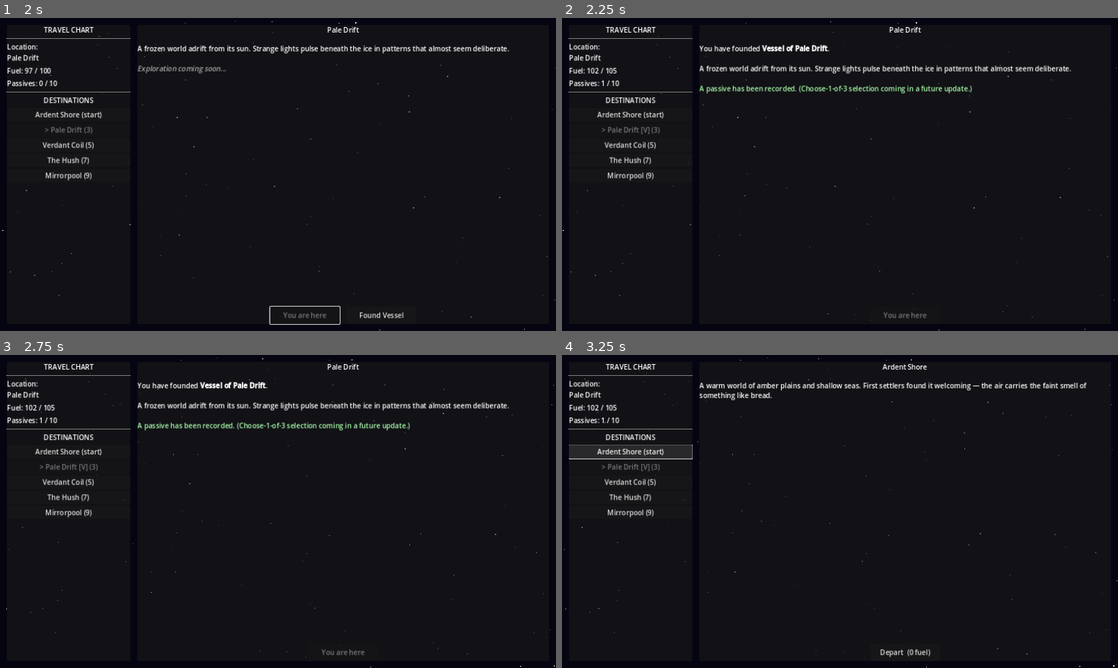
Above: before the commit, frames 1-4 (two rows, left to right).
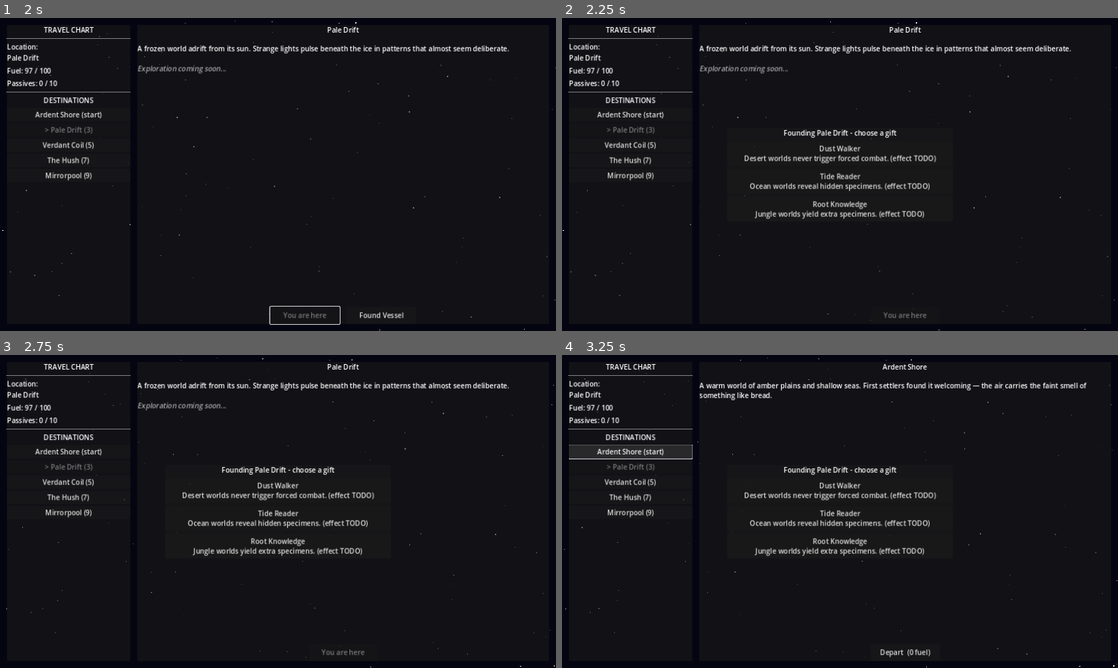
Above: after the commit, the same moments.

Repository: ColdTie/Metanoia-Vessel-2D
Game: Godot game, scene res://scenes/travel/travel_screen.tscn
Same seed, same stepped clock (60 frames per second), same inputs: the game is played once before the commit and once after it.
Inputs:
- Up to frame 1 (2 s): click "Pale Drift (3)" at 0.5 s; click "Depart (3 fuel)" at 1.25 s
- Up to frame 2 (2.25 s): click "Found Vessel" at 2 s
- Up to frame 3 (2.75 s): no input
- Up to frame 4 (3.25 s): click "Ardent Shore (start)" at 2.75 s

Frame 1 is identical in both runs. In frame 2, 4.3% of the frame differs, in the area x 4-92%, y 8-65%; in frame 3, 4.3%; in frame 4, 2.0%.

Commit message:
Add choose-1-of-3 passive reward when founding a Vessel
Settling now offers 3 random unowned passives from GameState.PASSIVE_POOL.
Adds frost_hardened travel discount and derives max_fuel from passives so
the founding bonus survives save/load.

Co-Authored-By: Claude Sonnet 5.5 <noreply@anthropic.com>
Claude-Session: https://claude.ai/code/session_01NT3UDmBkFtGk9dU2sJwqip

Diff:
--- a/scripts/autoloads/game_state.gd
+++ b/scripts/autoloads/game_state.gd
@@ -3,6 +3,19 @@
 # Singleton: all mutable game state. Access via GameState.x anywhere.
 
 const MAX_PASSIVES := 10  # Reaching this triggers void unlock check
+const BASE_MAX_FUEL := 100
+const PASSIVE_CHOICES := 3  # Settling offers this many passives to pick from
+
+# Passives that can be offered when settling. Effects are applied in
+# _apply_passive_effects / get_travel_cost; the rest are descriptive for now.
+const PASSIVE_POOL: Array = [
+	{"id": "founding_bonus", "name": "Founding Bonus", "desc": "The act of founding grants clarity. +5 max fuel."},
+	{"id": "root_knowledge", "name": "Root Knowledge", "desc": "Jungle worlds yield extra specimens. (effect TODO)"},
+	{"id": "echo_listener", "name": "Echo Listener", "desc": "Unlocks extra creature dialogue options. (effect TODO)"},
+	{"id": "frost_hardened", "name": "Frost Hardened", "desc": "Ice-world travel costs 1 less fuel."},
+	{"id": "tide_reader", "name": "Tide Reader", "desc": "Ocean worlds reveal hidden specimens. (effect TODO)"},
+	{"id": "dust_walker", "name": "Dust Walker", "desc": "Desert worlds never trigger forced combat. (effect TODO)"},
+]
 
 var current_world: String = "Ardent Shore"
 var passives: Array = []          # Array of {id, name, desc, source}
@@ -10,7 +23,7 @@
 var specimens: Array = []         # Array of {id, world_id, name}
 var credits: int = 0
 var fuel: int = 100
-var max_fuel: int = 100
+var max_fuel: int = BASE_MAX_FUEL
 
 # World catalog — initialized in _ready(); mutated when worlds are settled.
 # Each entry: {id, name, type, description, settled, vessel_name, distance, specimens}
@@ -102,7 +115,7 @@
 	var world := get_world_by_id(world_id)
 	if world.is_empty():
 		return false
-	var cost: int = world.get("distance", 0)
+	var cost := get_travel_cost(world)
 	if fuel < cost:
 		return false
 	fuel -= cost
@@ -111,8 +124,45 @@
 	return true
 
 
+func get_travel_cost(world: Dictionary) -> int:
+	var cost: int = world.get("distance", 0)
+	if world.get("type", "") == "ice" and has_passive("frost_hardened"):
+		cost -= 1
+	return maxi(cost, 0)
+
+
+func has_passive(id: String) -> bool:
+	for p in passives:
+		if p.get("id", "") == id:
+			return true
+	return false
+
+
+# Returns up to `count` random passives from the pool the player doesn't own.
+func draw_passive_choices(count: int = PASSIVE_CHOICES) -> Array:
+	var available: Array = []
+	for p in PASSIVE_POOL:
+		if not has_passive(p["id"]):
+			available.append(p.duplicate())
+	available.shuffle()
+	return available.slice(0, count)
+
+
+# max_fuel is derived from passives so it survives save/load.
+func recompute_max_fuel() -> void:
+	max_fuel = BASE_MAX_FUEL + (5 if has_passive("founding_bonus") else 0)
+	fuel = mini(fuel, max_fuel)
+
+
+func _apply_passive_effects(passive: Dictionary) -> void:
+	if passive.get("id", "") == "founding_bonus":
+		recompute_max_fuel()
+		refuel(5)
+
+
 func add_passive(passive: Dictionary) -> void:
 	passives.append(passive)
+	_apply_passive_effects(passive)
 	passive_gained.emit(passive)
 	if passives.size() >= MAX_PASSIVES:
 		_trigger_void_check()
--- a/scripts/autoloads/save_load.gd
+++ b/scripts/autoloads/save_load.gd
@@ -41,6 +41,7 @@
 	GameState.specimens = data.get("specimens", [])
 	GameState.credits = data.get("credits", 0)
 	GameState.fuel = data.get("fuel", 100)
+	GameState.recompute_max_fuel()
 	_restore_settled_worlds(data.get("settled_worlds", []))
 	return true
 
--- a/scripts/travel/travel_screen.gd
+++ b/scripts/travel/travel_screen.gd
@@ -224,8 +224,8 @@
 	for world in GameState.world_catalog:
 		var btn := Button.new()
 		var settled_tag: String = " [V]" if world.get("settled", false) else ""
-		var dist: int = world.get("distance", 0)
-		var cost_tag: String = " (%d)" % dist if dist > 0 else " (start)"
+		var dist: int = GameState.get_travel_cost(world)
+		var cost_tag: String = " (%d)" % dist if world.get("distance", 0) > 0 else " (start)"
 		var is_current: bool = world["name"] == GameState.current_world
 		btn.text = ("> " if is_current else "") + world["name"] + settled_tag + cost_tag
 		btn.size_flags_horizontal = Control.SIZE_EXPAND_FILL
@@ -244,7 +244,7 @@
 	_world_name_label.text = world["name"]
 	_world_desc_label.text = world.get("description", "")
 
-	var cost: int = world.get("distance", 0)
+	var cost: int = GameState.get_travel_cost(world)
 	var is_current: bool = world["name"] == GameState.current_world
 	var can_afford: bool = GameState.fuel >= cost
 
@@ -286,30 +286,58 @@
 		return
 	if world.get("settled", false):
 		return
-
+	_settle_button.visible = false
+	_depart_button.disabled = true
+	var choices := GameState.draw_passive_choices()
+	if choices.is_empty():
+		_finish_settle(world, {})
+	else:
+		_show_passive_choice(world, choices)
+
+
+# Modal overlay: pick 1 of the offered passives. Settling completes on pick.
+func _show_passive_choice(world: Dictionary, choices: Array) -> void:
+	var overlay := PanelContainer.new()
+	overlay.name = "PassiveChoice"
+	overlay.set_anchors_and_offsets_preset(Control.PRESET_CENTER)
+	overlay.custom_minimum_size = Vector2(520.0, 0.0)
+	overlay.grow_horizontal = Control.GROW_DIRECTION_BOTH
+	overlay.grow_vertical = Control.GROW_DIRECTION_BOTH
+	var box := VBoxContainer.new()
+	box.add_theme_constant_override("separation", 8)
+	overlay.add_child(box)
+	var title := Label.new()
+	title.text = "Founding %s - choose a gift" % world["name"]
+	title.horizontal_alignment = HORIZONTAL_ALIGNMENT_CENTER
+	box.add_child(title)
+	for choice in choices:
+		var btn := Button.new()
+		btn.text = "%s\n%s" % [choice["name"], choice["desc"]]
+		btn.custom_minimum_size = Vector2(0.0, 56.0)
+		btn.pressed.connect(func():
+			overlay.queue_free()
+			_finish_settle(world, choice))
+		box.add_child(btn)
+	$UI/UIRoot.add_child(overlay)
+
+
+func _finish_settle(world: Dictionary, choice: Dictionary) -> void:
 	world["settled"] = true
 	world["vessel_name"] = "Vessel of " + world["name"]
-
-	# Grant the founding passive (choose-1-of-3 UI is TODO)
-	GameState.add_passive({
-		"id": "founding_bonus",
-		"name": "Founding Bonus",
-		"desc": "The act of founding grants clarity. +5 max fuel.",
-		"source": world["name"],
-	})
-	GameState.max_fuel += 5
-	GameState.refuel(5)
-
-	_settle_button.visible = false
+	var note := ""
+	if not choice.is_empty():
+		var passive: Dictionary = choice.duplicate()
+		passive["source"] = world["name"]
+		GameState.add_passive(passive)
+		note = "[color=#aaffaa]Gained passive: [b]%s[/b] - %s[/color]" % [passive["name"], passive["desc"]]
+
 	_populate_destinations()
 	_refresh_status()
-
+	_select_world(world["id"])
+	_settle_button.visible = false
 	_world_desc_label.text = \
 		"You have founded [b]" + world["vessel_name"] + "[/b].\n\n" \
-		+ world.get("description", "") \
-		+ "\n\n[color=#aaffaa]A passive has been recorded. " \
-		+ "(Choose-1-of-3 selection coming in a future update.)[/color]"
-
+		+ world.get("description", "") + "\n\n" + note
 	SaveLoad.save_game()
 
 
Not shown, changed: design/content-log.md
Not shown, changed: design/systems.md
